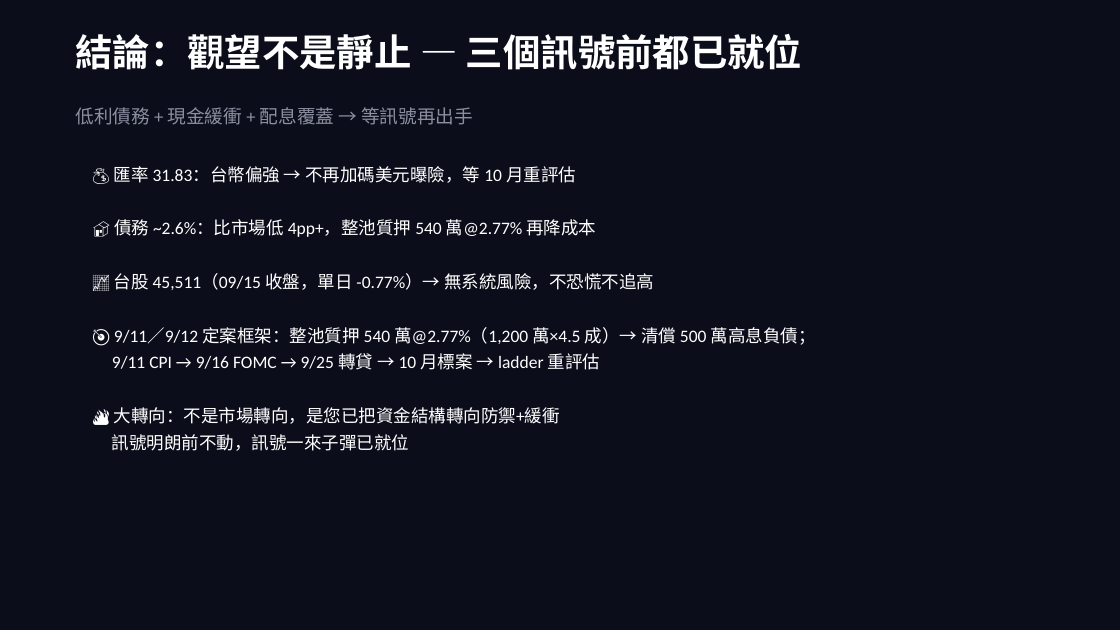
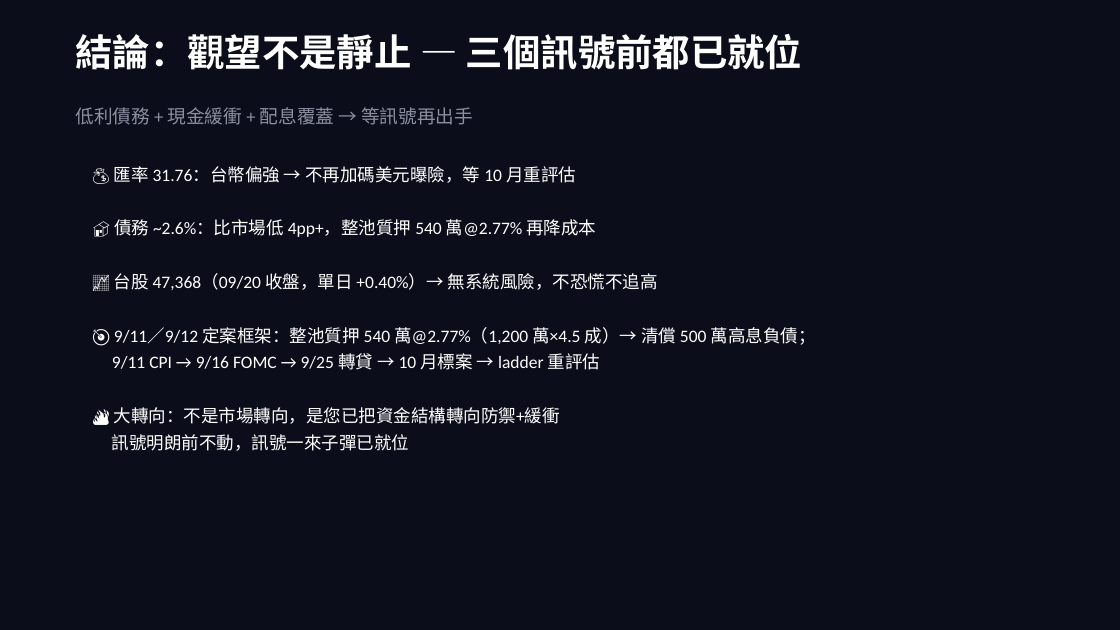
Before and after one commit to b0988321088/longjiu-dashboard-2, a slide deck: slide 11 of grand_pivot_deck.pptx. Drawn at 1120x630 pixels with LibreOffice and Linux fonts; fonts in the diff are those of the drawing. Boxes give left, top, right and bottom in pixels: in the first picture for what was removed or moved away, otherwise in the second. Text is boxed around its words. In the diff, an @@ line names an element or a change of style, - is before the commit and + after.

```diff
--- a/grand_pivot_deck.pptx
+++ b/grand_pivot_deck.pptx
@@ text at [114,166,576,183]: text changed @@
-💰 匯率 31.83：台幣偏強 → 不再加碼美元曝險，等 10 月重評估
+💰 匯率 31.76：台幣偏強 → 不再加碼美元曝險，等 10 月重評估
@@ text at [114,273,658,290]: text changed @@
-📈 台股 45,511（09/15 收盤，單日 -0.77%）→ 無系統風險，不恐慌不追高
+📈 台股 47,368（09/20 收盤，單日 +0.40%）→ 無系統風險，不恐慌不追高
```
Also in this commit, not shown: 9 other slides changed, 1 other file.
